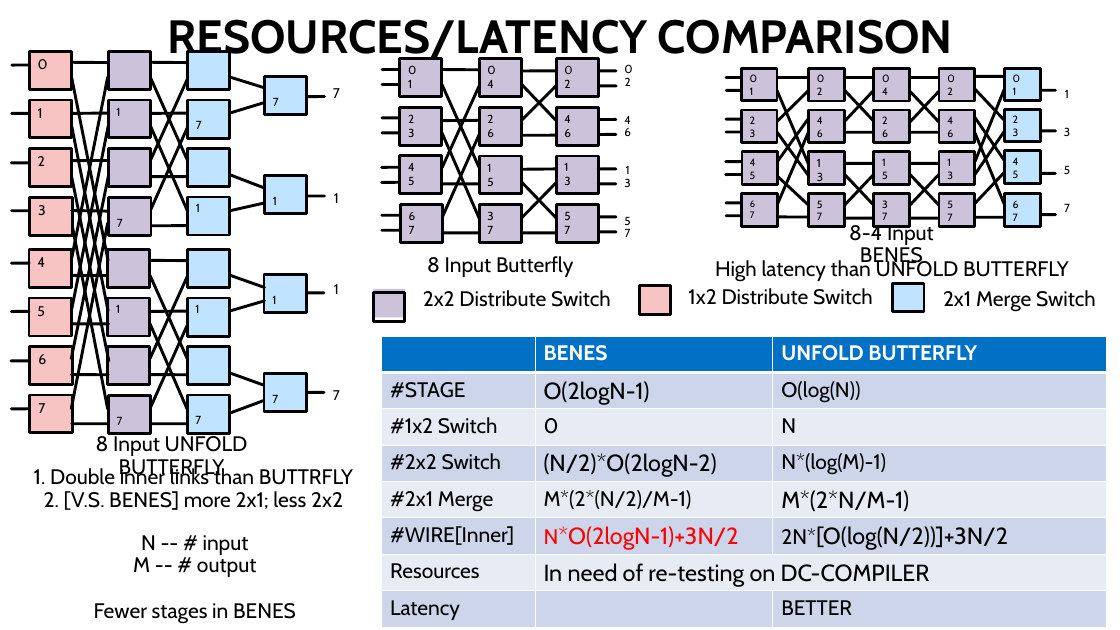
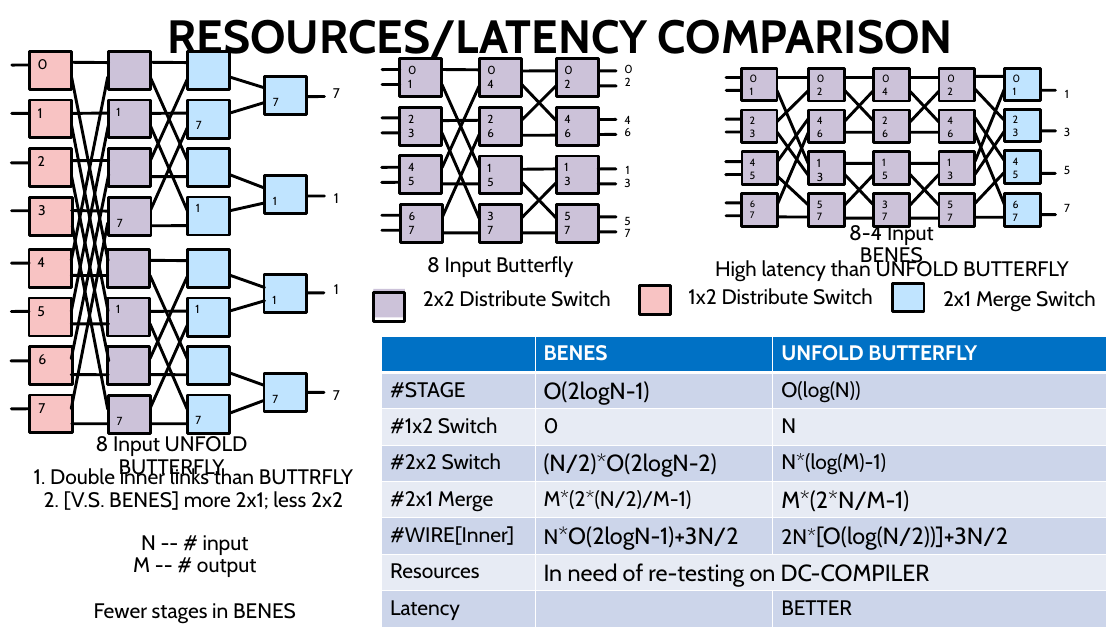
Before and after one commit to georgia-tech-synergy-lab/AcceleratorNoC, a slide deck: slide 32 of microswitch.pptx. Drawn at 1120x630 pixels with LibreOffice and Linux fonts; fonts in the diff are those of the drawing. Boxes give left, top, right and bottom in pixels: in the first picture for what was removed or moved away, otherwise in the second. Text is boxed around its words. In the diff, an @@ line names an element or a change of style, - is before the commit and + after.

Commit message:
update equation and analysis in slides

```diff
--- a/microswitch.pptx
+++ b/microswitch.pptx
@@ table at [381,336,1107,628] @@
@@ text colour #FF0000 to #000000 in "N*O(2logN-1)+3N/2" @@
```
